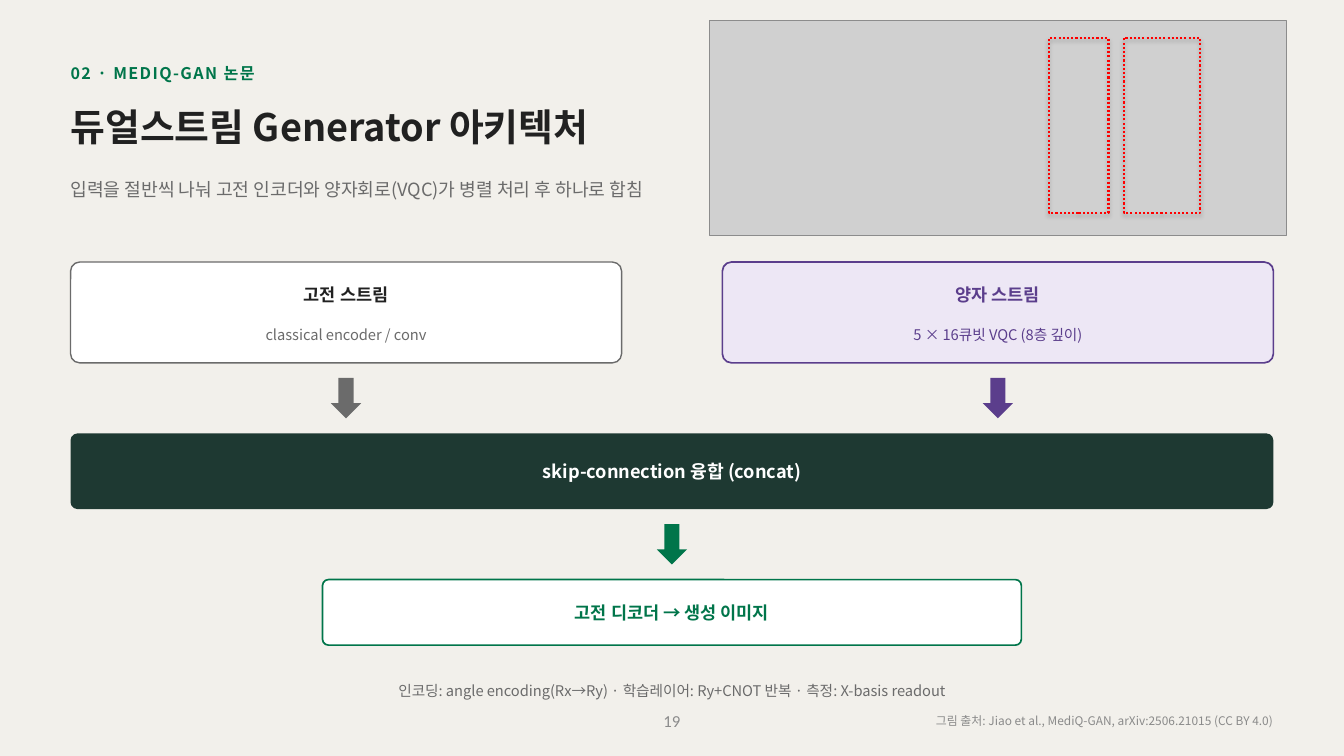
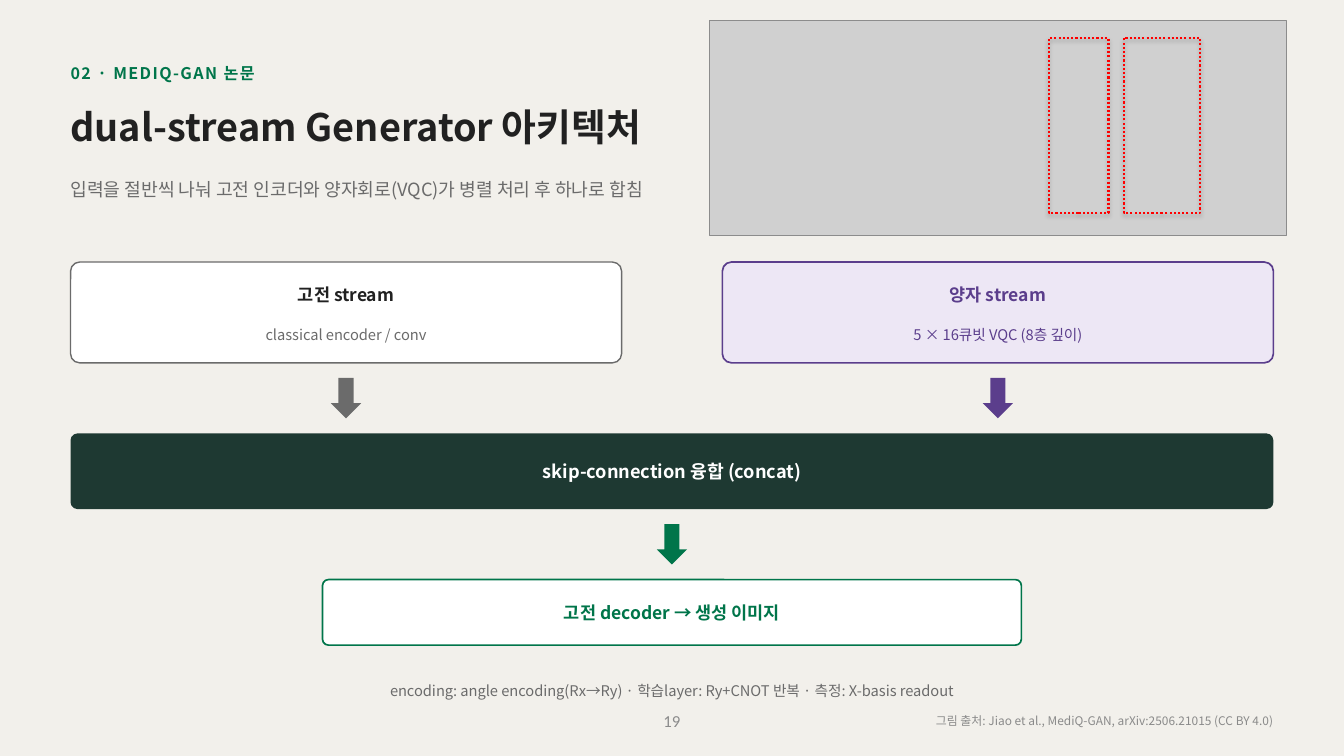
Before and after one commit to hyunhp/skin_disease_qml, a slide deck: slide 19 of practice/day1_slides/day1_theory_slides.pptx. Drawn at 1344x756 pixels with LibreOffice and Linux fonts; fonts in the diff are those of the drawing; grey boxes stand for pictures. Boxes give left, top, right and bottom in pixels: in the first picture for what was removed or moved away, otherwise in the second. Text is boxed around its words. In the diff, an @@ line names an element or a change of style, - is before the commit and + after.

```diff
--- a/practice/day1_slides/day1_theory_slides.pptx
+++ b/practice/day1_slides/day1_theory_slides.pptx
@@ text at <box>71,109,641,145</box>: text changed @@
-듀얼스트림 Generator 아키텍처
+dual-stream Generator 아키텍처
@@ text at <box>298,286,394,303</box>: text changed @@
-고전 스트림
+고전 stream
@@ text at <box>950,286,1046,303</box>: text changed @@
-양자 스트림
+양자 stream
@@ text at <box>564,604,780,621</box>: text changed @@
-고전 디코더 → 생성 이미지
+고전 decoder → 생성 이미지
@@ text at <box>390,684,954,700</box>: text changed @@
-인코딩: angle encoding(Rx→Ry) · 학습레이어: Ry+CNOT 반복 · 측정: X-basis readout
+encoding: angle encoding(Rx→Ry) · 학습layer: Ry+CNOT 반복 · 측정: X-basis readout
```
Also in this commit, not shown: 16 other slides changed, 14 other files.
